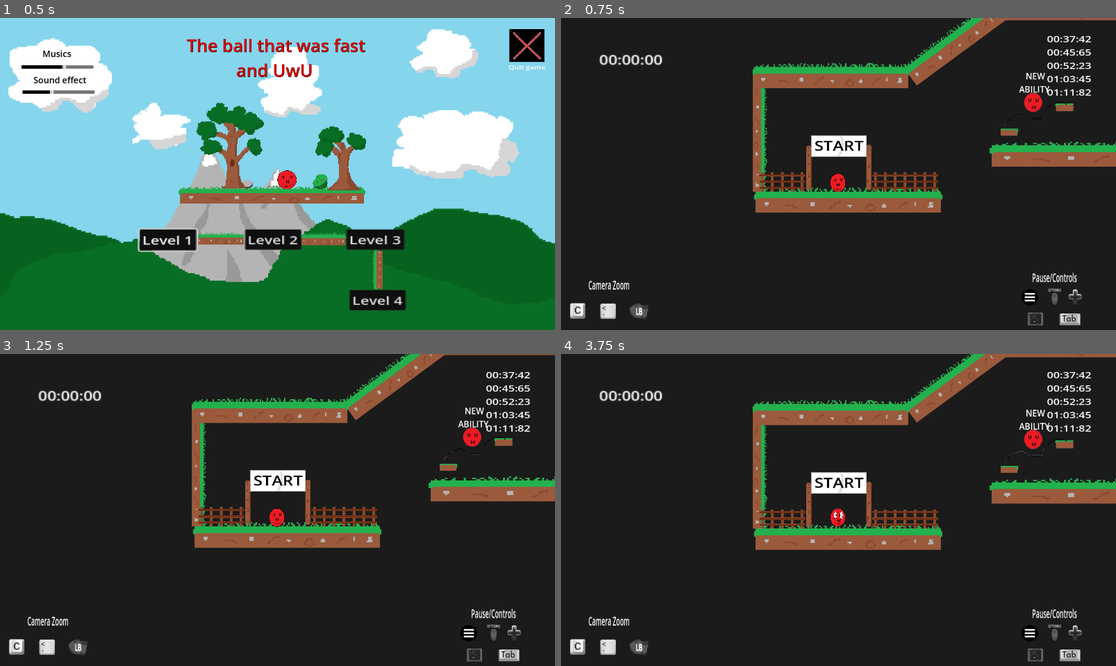
Above: before the commit, frames 1-4 (two rows, left to right).
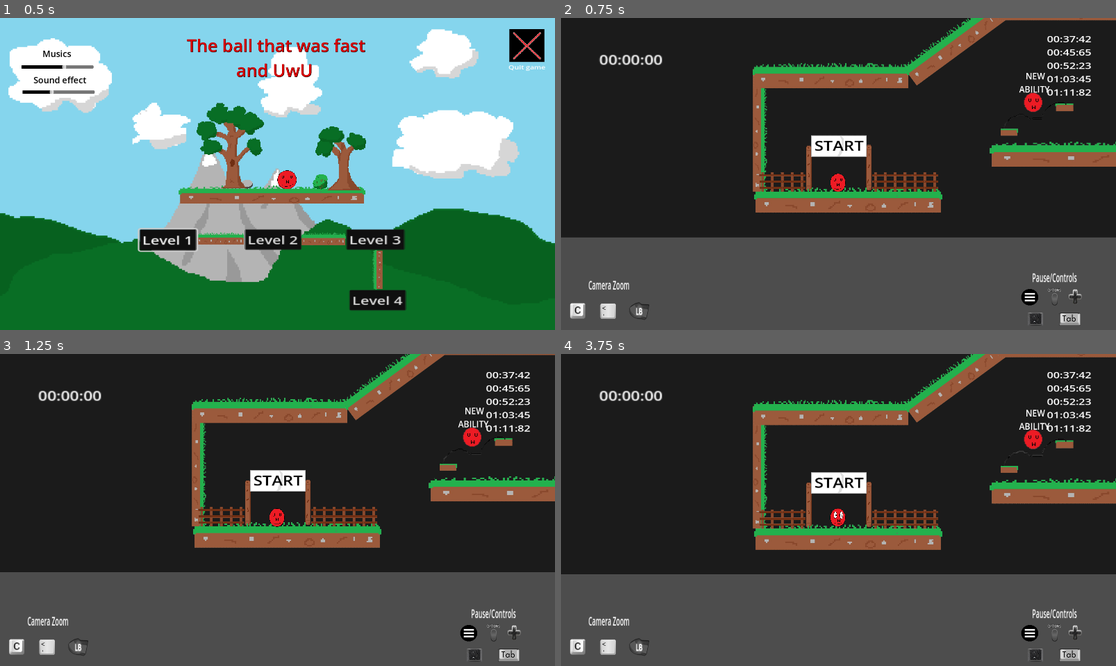
Above: after the commit, the same moments.

Repository: Mahnwe/TheBallThatWasUwU
Game: Godot game, scene res://Scenes/menu.tscn
The game is run twice, just before and just after one commit, with the same random seed, the same clock (stepped at 60 frames per second) and the same inputs. Sound files missing from this copy of the repository are replaced by a short silence.
Inputs (mouse positions are in pixels of both pictures, inside the frame that each line leads up to):
- Up to frame 1 (0.5 s): no input
- Up to frame 2 (0.75 s): click "Level 3" at 0.5 s
- Up to frame 3 (1.25 s): no input
- Up to frame 4 (3.75 s): tap Enter at 1.25 s; move the mouse to (960, 494) at 1.27 s; hold D (move_right) 1.28-2.78 s; tap F (next_level) at 1.35, 2.3, 3.05, 3.6 s; click (960, 494) at 1.42 s; tap Space (jump) at 1.52, 2.27 s; move the mouse to (727, 525) at 2.02 s; tap C (camera_dezoom) at 2.1 s; move the mouse to (894, 441) at 2.77 s; hold A (move_left) 2.78-3.53 s; tap Shift (dash) at 2.85 s; move the mouse to (810, 572) at 3.52 s; hold D (move_right) from 3.53 s (still down); click (810, 572) at 3.67 s

Frame 1 is identical in both runs. In frame 2, 29% of the frame differs, in the area x 0-100%, y 70-100%; in frame 3, 29%, in the area x 0-100%, y 69-100%; in frame 4, 28%.

Commit message:
Add new props to level 3 and try to fix bug with moving platforms

Diff:
--- a/Scenes/level3.tscn
+++ b/Scenes/level3.tscn
@@ -11,6 +11,7 @@
 [ext_resource type="PackedScene" uid="uid://7qfwpggjf11t" path="res://Scenes/save_point.tscn" id="9_0l5s7"]
 [ext_resource type="PackedScene" uid="uid://bo7nw1yq804xk" path="res://Scenes/spike.tscn" id="10_w0su0"]
 [ext_resource type="PackedScene" uid="uid://c28uq36uhol4" path="res://Scenes/grass_wall.tscn" id="11_2euqt"]
+[ext_resource type="PackedScene" uid="uid://cvbepjlli6baq" path="res://Scenes/sand_platform.tscn" id="11_62yl8"]
 [ext_resource type="PackedScene" uid="uid://dss5xj26b0dfl" path="res://Scenes/finish.tscn" id="11_lhdat"]
 [ext_resource type="PackedScene" uid="uid://dirhjvk3xk4re" path="res://Scenes/cannon.tscn" id="12_dyw7h"]
 [ext_resource type="PackedScene" uid="uid://6evsxx3ik4ta" path="res://Scenes/warning_sign.tscn" id="14_l6k82"]
@@ -25,84 +26,86 @@
 [ext_resource type="PackedScene" uid="uid://bha08grmcxwnd" path="res://Scenes/rock2.tscn" id="23_0m520"]
 [ext_resource type="PackedScene" uid="uid://ckh3u5c14ylpi" path="res://Scenes/lantern_pole.tscn" id="24_ctwib"]
 [ext_resource type="AudioStream" uid="uid://bhhey4go1rtwq" path="res://Sound/Musics/PauseMusic.wav" id="25_kcefb"]
-
-[sub_resource type="Curve2D" id="Curve2D_ea2f8"]
-_data = {
-"points": PackedVector2Array(79.37, -7.937, -79.37, 7.937, -471, -1680, 4.7622, -180.964, -4.7622, 180.964, -608, -1505, 0, 0, 0, 0, -509, -1353, 4.7622, 117.468, -4.7622, -117.468, -382, -1502, 0, 0, 0, 0, -471, -1680)
+[ext_resource type="PackedScene" uid="uid://b6k3vbroiylq0" path="res://Scenes/palm.tscn" id="27_lrvx7"]
+[ext_resource type="PackedScene" uid="uid://ndx4cg0d8fn8" path="res://Scenes/barrel.tscn" id="28_gq5he"]
+
+[sub_resource type="Curve2D" id="Curve2D_5ndjq"]
+_data = {
+"points": PackedVector2Array(0, 0, 0, 0, 145, -2480, 0, 0, 0, 0, 143, -2325, 0, 0, 0, 0, 141, -2170, 0, 0, 0, 0, 145, -2480)
+}
+point_count = 4
+
+[sub_resource type="Curve2D" id="Curve2D_y10y8"]
+_data = {
+"points": PackedVector2Array(0, 0, 0, 0, -29, 49, 0, 0, 0, 0, -115, 49, 0, 0, 0, 0, -231, 51, 0, 0, 0, 0, -334, 48, 0, 0, 0, 0, -435, 49, 0, 0, 0, 0, -542, 49, 0, 0, 0, 0, -623, 48, 0, 0, 0, 0, -29, 49)
+}
+point_count = 8
+
+[sub_resource type="Curve2D" id="Curve2D_0m3nc"]
+_data = {
+"points": PackedVector2Array(0, 0, 0, 0, 1774, 48, 0, 0, 0, 0, 1876, 45, 0, 0, 0, 0, 2004, 47, 0, 0, 0, 0, 2116, 48, 0, 0, 0, 0, 2214, 47, 0, 0, 0, 0, 2299, 45, 0, 0, 0, 0, 2367, 48, 0, 0, 0, 0, 1774, 48)
+}
+point_count = 8
+
+[sub_resource type="Curve2D" id="Curve2D_od560"]
+_data = {
+"points": PackedVector2Array(0, 0, 0, 0, 122, -1311, 0, 0, 0, 0, 30, -1311, 0, 0, 0, 0, -58, -1311, 0, 0, 0, 0, -144, -1315, 0, 0, 0, 0, -252, -1313, 0, 0, 0, 0, -378, -1317, 0, 0, 0, 0, 122, -1311)
+}
+point_count = 7
+
+[sub_resource type="Curve2D" id="Curve2D_2o8w0"]
+_data = {
+"points": PackedVector2Array(0, 0, 0, 0, 1612, -1318, 0, 0, 0, 0, 1715, -1320, 0, 0, 0, 0, 1824, -1316, 0, 0, 0, 0, 1917, -1318, 0, 0, 0, 0, 1999, -1316, 0, 0, 0, 0, 2091, -1314, 0, 0, 0, 0, 1612, -1318)
+}
+point_count = 7
+
+[sub_resource type="Curve2D" id="Curve2D_kw1ri"]
+_data = {
+"points": PackedVector2Array(0, 0, 0, 0, 1266, -2222, 0, 0, 0, 0, 1093, -2220, 0, 0, 0, 0, 907, -2222, 0, 0, 0, 0, 734, -2217, 0, 0, 0, 0, 561, -2222, 0, 0, 0, 0, 469, -2217, 0, 0, 0, 0, 1266, -2222)
+}
+point_count = 7
+
+[sub_resource type="Curve2D" id="Curve2D_mu6si"]
+_data = {
+"points": PackedVector2Array(0, 0, 0, 0, 567, -1677, 0, 0, 0, 0, 566, -1766, 0, 0, 0, 0, 564, -1840, 0, 0, 0, 0, 564, -1892, 0, 0, 0, 0, 567, -1677)
 }
 point_count = 5
 
-[sub_resource type="Curve2D" id="Curve2D_am5r0"]
-_data = {
-"points": PackedVector2Array(-97.515, 2.37841, 97.515, -2.37841, -78, -1643, 4.75683, 123.678, -4.75683, -123.678, 60, -1831, 99.8934, 0, -99.8934, 0, -64, -2004, 9.51366, -109.407, -9.51366, 109.407, -192, -1842, -66.5956, -2.37841, 66.5956, 2.37841, -78, -1643)
+[sub_resource type="Curve2D" id="Curve2D_ay8c4"]
+_data = {
+"points": PackedVector2Array(0, 0, 0, 0, 1144, -1680, 0, 0, 0, 0, 1141, -1774, 0, 0, 0, 0, 1140, -1847, 0, 0, 0, 0, 1141, -1888, 0, 0, 0, 0, 1144, -1680)
 }
 point_count = 5
 
+[sub_resource type="Curve2D" id="Curve2D_hq4is"]
+_data = {
+"points": PackedVector2Array(0, 0, 0, 0, 521, -1341, 0, 0, 0, 0, 522, -1289, 0, 0, 0, 0, 522, -1230, 0, 0, 0, 0, 521, -1183, 0, 0, 0, 0, 522, -1135, 0, 0, 0, 0, 524, -1079, 0, 0, 0, 0, 524, -1010, 0, 0, 0, 0, 521, -1341)
+}
+point_count = 8
+
 [sub_resource type="Curve2D" id="Curve2D_2r2mc"]
 _data = {
 "points": PackedVector2Array(-148, -14, 148, 14, 2114, -1734, 0, 0, 0, 0, 2264, -1578, 136, -10, -136, 10, 2156, -1397, -4, 64, 4, -64, 2003, -1590, -108, -6, 108, 6, 2114, -1734)
 }
 point_count = 5
 
-[sub_resource type="Curve2D" id="Curve2D_5xej6"]
-_data = {
-"points": PackedVector2Array(89.135, 10.0908, -89.135, -10.0908, 1746, -1640, 1.68179, 112.68, -1.68179, -112.68, 1626, -1798, -77.3625, -3.36359, 77.3625, 3.36359, 1687, -1955, 0, -142.952, 0, 142.952, 1823, -1806, 0, 0, 0, 0, 1746, -1640)
-}
-point_count = 5
-
-[sub_resource type="Curve2D" id="Curve2D_5ndjq"]
-_data = {
-"points": PackedVector2Array(0, 0, 0, 0, 145, -2480, 0, 0, 0, 0, 143, -2325, 0, 0, 0, 0, 141, -2170, 0, 0, 0, 0, 145, -2480)
-}
-point_count = 4
-
-[sub_resource type="Curve2D" id="Curve2D_y10y8"]
-_data = {
-"points": PackedVector2Array(0, 0, 0, 0, -29, 49, 0, 0, 0, 0, -115, 49, 0, 0, 0, 0, -231, 51, 0, 0, 0, 0, -334, 48, 0, 0, 0, 0, -435, 49, 0, 0, 0, 0, -542, 49, 0, 0, 0, 0, -623, 48, 0, 0, 0, 0, -29, 49)
-}
-point_count = 8
-
-[sub_resource type="Curve2D" id="Curve2D_0m3nc"]
-_data = {
-"points": PackedVector2Array(0, 0, 0, 0, 1774, 48, 0, 0, 0, 0, 1876, 45, 0, 0, 0, 0, 2004, 47, 0, 0, 0, 0, 2116, 48, 0, 0, 0, 0, 2214, 47, 0, 0, 0, 0, 2299, 45, 0, 0, 0, 0, 2367, 48, 0, 0, 0, 0, 1774, 48)
-}
-point_count = 8
-
-[sub_resource type="Curve2D" id="Curve2D_od560"]
-_data = {
-"points": PackedVector2Array(0, 0, 0, 0, 122, -1311, 0, 0, 0, 0, 30, -1311, 0, 0, 0, 0, -58, -1311, 0, 0, 0, 0, -144, -1315, 0, 0, 0, 0, -252, -1313, 0, 0, 0, 0, -378, -1317, 0, 0, 0, 0, 122, -1311)
-}
-point_count = 7
-
-[sub_resource type="Curve2D" id="Curve2D_2o8w0"]
-_data = {
-"points": PackedVector2Array(0, 0, 0, 0, 1612, -1318, 0, 0, 0, 0, 1715, -1320, 0, 0, 0, 0, 1824, -1316, 0, 0, 0, 0, 1917, -1318, 0, 0, 0, 0, 1999, -1316, 0, 0, 0, 0, 2091, -1314, 0, 0, 0, 0, 1612, -1318)
-}
-point_count = 7
-
-[sub_resource type="Curve2D" id="Curve2D_kw1ri"]
-_data = {
-"points": PackedVector2Array(0, 0, 0, 0, 1266, -2222, 0, 0, 0, 0, 1093, -2220, 0, 0, 0, 0, 907, -2222, 0, 0, 0, 0, 734, -2217, 0, 0, 0, 0, 561, -2222, 0, 0, 0, 0, 469, -2217, 0, 0, 0, 0, 1266, -2222)
-}
-point_count = 7
-
-[sub_resource type="Curve2D" id="Curve2D_mu6si"]
-_data = {
-"points": PackedVector2Array(0, 0, 0, 0, 567, -1677, 0, 0, 0, 0, 566, -1766, 0, 0, 0, 0, 564, -1840, 0, 0, 0, 0, 564, -1892, 0, 0, 0, 0, 567, -1677)
-}
-point_count = 5
-
-[sub_resource type="Curve2D" id="Curve2D_ay8c4"]
-_data = {
-"points": PackedVector2Array(0, 0, 0, 0, 1144, -1680, 0, 0, 0, 0, 1141, -1774, 0, 0, 0, 0, 1140, -1847, 0, 0, 0, 0, 1141, -1888, 0, 0, 0, 0, 1144, -1680)
-}
-point_count = 5
-
-[sub_resource type="Curve2D" id="Curve2D_hq4is"]
-_data = {
-"points": PackedVector2Array(0, 0, 0, 0, 521, -1341, 0, 0, 0, 0, 522, -1289, 0, 0, 0, 0, 522, -1230, 0, 0, 0, 0, 521, -1183, 0, 0, 0, 0, 522, -1135, 0, 0, 0, 0, 524, -1079, 0, 0, 0, 0, 524, -1010, 0, 0, 0, 0, 521, -1341)
-}
-point_count = 8
+[sub_resource type="Curve2D" id="Curve2D_12dwr"]
+_data = {
+"points": PackedVector2Array(0, 0, 0, 0, 2159, -1448, -49.3891, 13.3484, 49.3891, -13.3484, 2299, -1448, 0, 0, 0, 0, 2372, -1550, 17.3529, 31.3687, -17.3529, -31.3687, 2369, -1654, 32.7036, 2.00226, -32.7036, -2.00226, 2299, -1734, 46.7194, -12.0136, -46.7194, 12.0136, 2159, -1740, 0, 0, 0, 0, 2083, -1658, -6.6742, -100.78, 6.6742, 100.78, 2067, -1543, 0, 0, 0, 0, 2159, -1448)
+}
+point_count = 9
+
+[sub_resource type="Curve2D" id="Curve2D_ajsyw"]
+_data = {
+"points": PackedVector2Array(0, 0, 0, 0, 1832, -1999, 0, 0, 0, 0, 1720, -2002, 6.35678, -58.2705, -6.35678, 58.2705, 1663, -1931, 0, 0, 0, 0, 1661, -1844, -26.4866, -23.3082, 26.4866, 23.3082, 1707, -1765, -57.211, 10.5946, 57.211, -10.5946, 1849, -1747, 0, 0, 0, 0, 1914, -1843, 14.8325, 39.2001, -14.8325, -39.2001, 1909, -1952, 0, 0, 0, 0, 1832, -1999)
+}
+point_count = 9
+
+[sub_resource type="Curve2D" id="Curve2D_sdcnp"]
+_data = {
+"points": PackedVector2Array(0, -40.9813, 0, 40.9813, -453, -1445, 32.9633, 32.0724, -32.9633, -32.0724, -597, -1443, 0, 0, 0, 0, -641, -1534, -8.90899, 29.3997, 8.90899, -29.3997, -638, -1621, 0, 0, 0, 0, -597, -1662, -42.7149, -9.34388, 42.7149, 9.34388, -474, -1665, 0, 0, 0, 0, -426, -1606, 0, 0, 0, 0, -429, -1514, 0, 0, 0, 0, -453, -1445)
+}
+point_count = 9
 
 [node name="level3" type="Node2D"]
 script = ExtResource("1_1urae")
@@ -242,24 +245,19 @@
 
 [node name="ColorRect" type="ColorRect" parent="."]
 z_index = -20
-offset_left = -1217.0
-offset_top = -2905.0
-offset_right = 2946.0
-offset_bottom = 1708.0
+offset_left = -1315.0
+offset_top = -3158.0
+offset_right = 2848.0
+offset_bottom = 1455.0
 color = Color(0.10748, 0.10748, 0.10748, 1)
 
-[node name="platform11" parent="." instance=ExtResource("2_gdtbw")]
-position = Vector2(-55, -737)
-scale = Vector2(1.36, 1.22581)
-
-[node name="platform14" parent="platform11" instance=ExtResource("2_gdtbw")]
-position = Vector2(635.294, 0)
-
-[node name="platform" parent="platform11" instance=ExtResource("2_gdtbw")]
-position = Vector2(-470.588, -160.71)
-
-[node name="platform2" parent="platform11" instance=ExtResource("2_gdtbw")]
-position = Vector2(1107.35, -161.526)
+[node name="SandPlatform" parent="." instance=ExtResource("11_62yl8")]
+position = Vector2(1939, -779)
+scale = Vector2(1.64, 0.52)
+
+[node name="SandPlatform2" parent="." instance=ExtResource("11_62yl8")]
+position = Vector2(-198, -779)
+scale = Vector2(1.64, 0.52)
 
 [node name="platform12" parent="." instance=ExtResource("2_gdtbw")]
 position = Vector2(249, -228)
@@ -310,24 +308,6 @@
 rotation = 1.5708
 scale = Vector2(2.28, 2.8)
 
-[node name="platform17" parent="." instance=ExtResource("2_gdtbw")]
-position = Vector2(-639, -1397)
-scale = Vector2(1.36, 1.22581)
-
-[node name="Wall" parent="platform17" instance=ExtResource("8_tnmog")]
-position = Vector2(182.353, 89.7366)
-rotation = 1.5708
-scale = Vector2(0.441177, 1.91368)
-
-[node name="platform19" parent="." instance=ExtResource("2_gdtbw")]
-position = Vector2(1401, -1397)
-scale = Vector2(1.36, 1.22581)
-
-[node name="Wall" parent="platform19" instance=ExtResource("8_tnmog")]
-position = Vector2(536.029, 234.947)
-rotation = -1.5708
-scale = Vector2(0.441177, 1.91368)
-
 [node name="Wall15" parent="." instance=ExtResource("8_tnmog")]
 position = Vector2(1723, -1324)
 rotation = 1.5708
@@ -356,67 +336,6 @@
 position = Vector2(1661, -1961)
 rotation = 1.5708
 scale = Vector2(2.28, 2.8)
-
-[node name="PlatformPatrol1" type="Path2D" parent="."]
-curve = SubResource("Curve2D_ea2f8")
-
-[node name="PathFollow2D" type="PathFollow2D" parent="PlatformPatrol1"]
-position = Vector2(-471, -1680)
-rotation = 3.04192
-rotates = false
-
-[node name="platform" parent="PlatformPatrol1/PathFollow2D" groups=["platform_on_patrol"] instance=ExtResource("2_gdtbw")]
-position = Vector2(71.0457, 73.4337)
-rotation = -3.03408
-scale = Vector2(0.200024, 0.68001)
-sync_to_physics = false
-
-[node name="PlatformPatrol2" type="Path2D" parent="."]
-position = Vector2(-42, 30)
-curve = SubResource("Curve2D_am5r0")
-
-[node name="PathFollow2D" type="PathFollow2D" parent="PlatformPatrol2"]
-position = Vector2(-78, -1643)
-rotation = -0.0243854
-rotates = false
-
-[node name="platform" parent="PlatformPatrol2/PathFollow2D" groups=["platform_on_patrol"] instance=ExtResource("2_gdtbw")]
-position = Vector2(-73.8073, -90.8266)
-rotation = 0.0288234
-scale = Vector2(0.241492, 0.823122)
-sync_to_physics = false
-speed = 200
-
-[node name="PlatformPatrol3" type="Path2D" parent="."]
-position = Vector2(75, 16)
-curve = SubResource("Curve2D_2r2mc")
-
-[node name="PathFollow2D" type="PathFollow2D" parent="PlatformPatrol3"]
-position = Vector2(2114, -1734)
-rotation = 0.0943139
-rotates = false
-
-[node name="platform" parent="PlatformPatrol3/PathFollow2D" groups=["platform_on_patrol"] instance=ExtResource("2_gdtbw")]
-position = Vector2(-87.0305, -81.1647)
-rotation = -0.086953
-scale = Vector2(0.234248, 0.878037)
-sync_to_physics = false
-
-[node name="PlatformPatrol4" type="Path2D" parent="."]
-position = Vector2(82, -31)
-curve = SubResource("Curve2D_5xej6")
-
-[node name="PathFollow2D" type="PathFollow2D" parent="PlatformPatrol4"]
-position = Vector2(1746, -1640)
-rotation = -3.02887
-rotates = false
-
-[node name="platform" parent="PlatformPatrol4/PathFollow2D" groups=["platform_on_patrol"] instance=ExtResource("2_gdtbw")]
-position = Vector2(103.546, 87.9102)
-rotation = 3.03349
-scale = Vector2(0.239639, 0.880005)
-sync_to_physics = false
-speed = 200
 
 [node name="Wall20" parent="." instance=ExtResource("8_tnmog")]
 position = Vector2(-1088, -937)
@@ -499,13 +418,6 @@
 position = Vector2(963, -940)
 rotation = -1.5708
 scale = Vector2(2.28, 2.8)
-
-[node name="GrassWall" parent="." instance=ExtResource("11_2euqt")]
-position = Vector2(893, -741)
-scale = Vector2(0.44, 1.36)
-
-[node name="GrassWall" parent="GrassWall" instance=ExtResource("11_2euqt")]
-position = Vector2(-197.727, 0)
 
 [node name="platform26" parent="." instance=ExtResource("2_gdtbw")]
 position = Vector2(716, -1313)
@@ -749,13 +661,6 @@
 position = Vector2(-26.149, -96.5206)
 scale = Vector2(0.3413, 0.43348)
 
-[node name="platform32" parent="." instance=ExtResource("2_gdtbw")]
-position = Vector2(454, -796)
-scale = Vector2(0.319999, 1.2)
-
-[node name="platform" parent="platform32" instance=ExtResource("2_gdtbw")]
-position = Vector2(1750, 0.833331)
-
 [node name="Rock3" parent="." instance=ExtResource("15_s7kks")]
 position = Vector2(920, 1171)
 
@@ -816,13 +721,6 @@
 
 [node name="BranchesBush" parent="BranchesBush2" instance=ExtResource("18_icw0h")]
 position = Vector2(480.262, -4.35965e-05)
-
-[node name="Tree2" parent="." instance=ExtResource("19_4iku6")]
-position = Vector2(-432, -921)
-
-[node name="Tree" parent="Tree2" instance=ExtResource("19_4iku6")]
-position = Vector2(2569, 0)
-flip_value = 1
 
 [node name="Barrier2" parent="." instance=ExtResource("20_ctgch")]
 position = Vector2(260, -1968)
@@ -970,6 +868,129 @@
 
 [node name="PauseMusic" type="AudioStreamPlayer" parent="." groups=["music_group"]]
 stream = ExtResource("25_kcefb")
+
+[node name="Palm" parent="." instance=ExtResource("27_lrvx7")]
+position = Vector2(-422, -945)
+
+[node name="Palm" parent="Palm" instance=ExtResource("27_lrvx7")]
+position = Vector2(2575, 0)
+flip_value = 1
+
+[node name="Barrel" parent="." instance=ExtResource("28_gq5he")]
+position = Vector2(148, -869)
+
+[node name="Barrel2" parent="Barrel" instance=ExtResource("28_gq5he")]
+position = Vector2(60, 0)
+
+[node name="Barrel3" parent="Barrel" instance=ExtResource("28_gq5he")]
+position = Vector2(28, -61)
+
+[node name="Barrel" parent="Barrel" instance=ExtResource("28_gq5he")]
+position = Vector2(1439, 0)
+
+[node name="Barrel" parent="Barrel/Barrel" instance=ExtResource("28_gq5he")]
+position = Vector2(-62, 0)
+
+[node name="Barrel2" parent="Barrel/Barrel" instance=ExtResource("28_gq5he")]
+position = Vector2(-34, -62)
+
+[node name="SandPlatform3" parent="." instance=ExtResource("11_62yl8")]
+position = Vector2(845, -720)
+scale = Vector2(0.697359, 0.919999)
+
+[node name="SandPlatform4" parent="." instance=ExtResource("11_62yl8")]
+position = Vector2(533, -658)
+scale = Vector2(0.480001, 0.36)
+
+[node name="SandPlatform5" parent="." instance=ExtResource("11_62yl8")]
+position = Vector2(1158, -658)
+scale = Vector2(0.480001, 0.36)
+
+[node name="SandPlatform6" parent="." instance=ExtResource("11_62yl8")]
+position = Vector2(585, -590)
+rotation = 3.14159
+scale = Vector2(1.4, 0.400001)
+
+[node name="SandPlatform7" parent="." instance=ExtResource("11_62yl8")]
+position = Vector2(1153, -590)
+rotation = 3.14159
+scale = Vector2(1.4, 0.400001)
+
+[node name="SandPlatform8" parent="." instance=ExtResource("11_62yl8")]
+position = Vector2(-195, -1255)
+scale = Vector2(1.6, 0.439999)
+
+[node name="SandPlatform9" parent="." instance=ExtResource("11_62yl8")]
+position = Vector2(1929, -1255)
+scale = Vector2(1.6, 0.439999)
+
+[node name="PlatformPatrol7" type="Path2D" parent="."]
+position = Vector2(-2243, -280)
+curve = SubResource("Curve2D_2r2mc")
+
+[node name="PathFollow2D" type="PathFollow2D" parent="PlatformPatrol7"]
+position = Vector2(2114, -1734)
+rotation = 0.0943139
+rotates = false
+
+[node name="platform" parent="PlatformPatrol7/PathFollow2D" groups=["platform_on_patrol"] instance=ExtResource("2_gdtbw")]
+position = Vector2(-87.0305, -81.1647)
+rotation = -0.0872665
+scale = Vector2(0.234248, 0.878037)
+sync_to_physics = false
+
+[node name="Path2D3" type="Path2D" parent="."]
+position = Vector2(435, -17)
+scale = Vector2(0.799312, 1)
+curve = SubResource("Curve2D_12dwr")
+
+[node name="PathFollow2D" type="PathFollow2D" parent="Path2D3"]
+position = Vector2(2159, -1448)
+rotates = false
+
+[node name="platform" parent="Path2D3/PathFollow2D" groups=["platform_on_patrol"] instance=ExtResource("2_gdtbw")]
+position = Vector2(-61.6656, -95)
+scale = Vector2(0.299398, 1)
+sync_to_physics = false
+speed = 200
+
+[node name="Path2D4" type="Path2D" parent="."]
+position = Vector2(-25, 355)
+scale = Vector2(1.0329, 1.18454)
+curve = SubResource("Curve2D_ajsyw")
+
+[node name="PathFollow2D" type="PathFollow2D" parent="Path2D4"]
+position = Vector2(1832, -1999)
+rotates = false
+
+[node name="platform" parent="Path2D4/PathFollow2D" groups=["platform_on_patrol"] instance=ExtResource("2_gdtbw")]
+position = Vector2(-136.155, -84.0444)
+scale = Vector2(0.241409, 0.79739)
+sync_to_physics = false
+
+[node name="Path2D5" type="Path2D" parent="."]
+position = Vector2(205, 268)
+scale = Vector2(1.17585, 1.22046)
+curve = SubResource("Curve2D_sdcnp")
+
+[node name="PathFollow2D" type="PathFollow2D" parent="Path2D5"]
+position = Vector2(-413.75, -1444.88)
+scale = Vector2(0.240001, 0.92)
+rotates = false
+
+[node name="platform" parent="Path2D5/PathFollow2D" groups=["platform_on_patrol"] instance=ExtResource("2_gdtbw")]
+position = Vector2(-713.989, -59.2969)
+scale = Vector2(0.858259, 0.786251)
+sync_to_physics = false
+speed = 200
+
+[node name="Palm2" parent="." instance=ExtResource("27_lrvx7")]
+position = Vector2(525, -741)
+scale = Vector2(0.4, 0.399999)
+
+[node name="Palm3" parent="." instance=ExtResource("27_lrvx7")]
+position = Vector2(1175, -741)
+scale = Vector2(0.4, 0.399999)
 
 [connection signal="player_exited_game_area" from="GameArea" to="." method="_on_game_area_player_exited_game_area"]
 [connection signal="player_exited_start_area" from="StartArea" to="." method="_on_start_area_player_exited_start_area"]
Not shown: 1 places in Scenes/level3.tscn that only renumber resources
